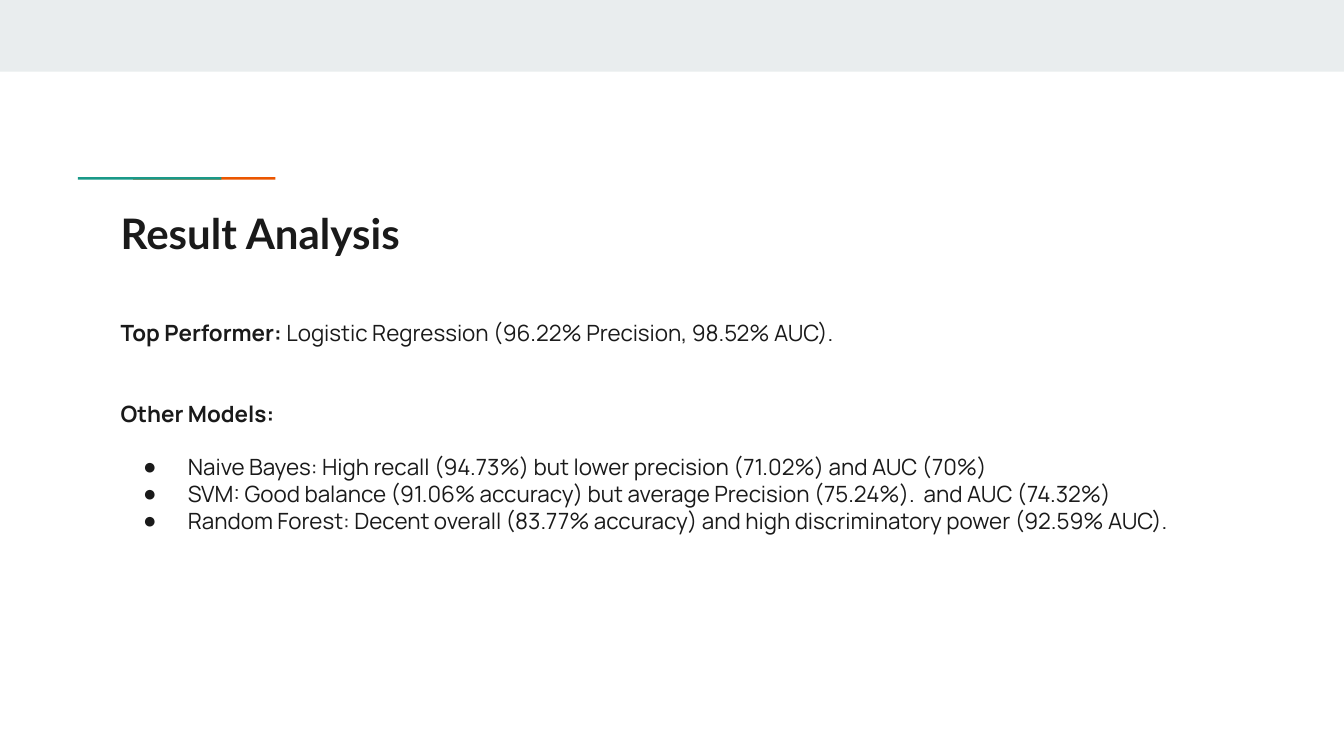
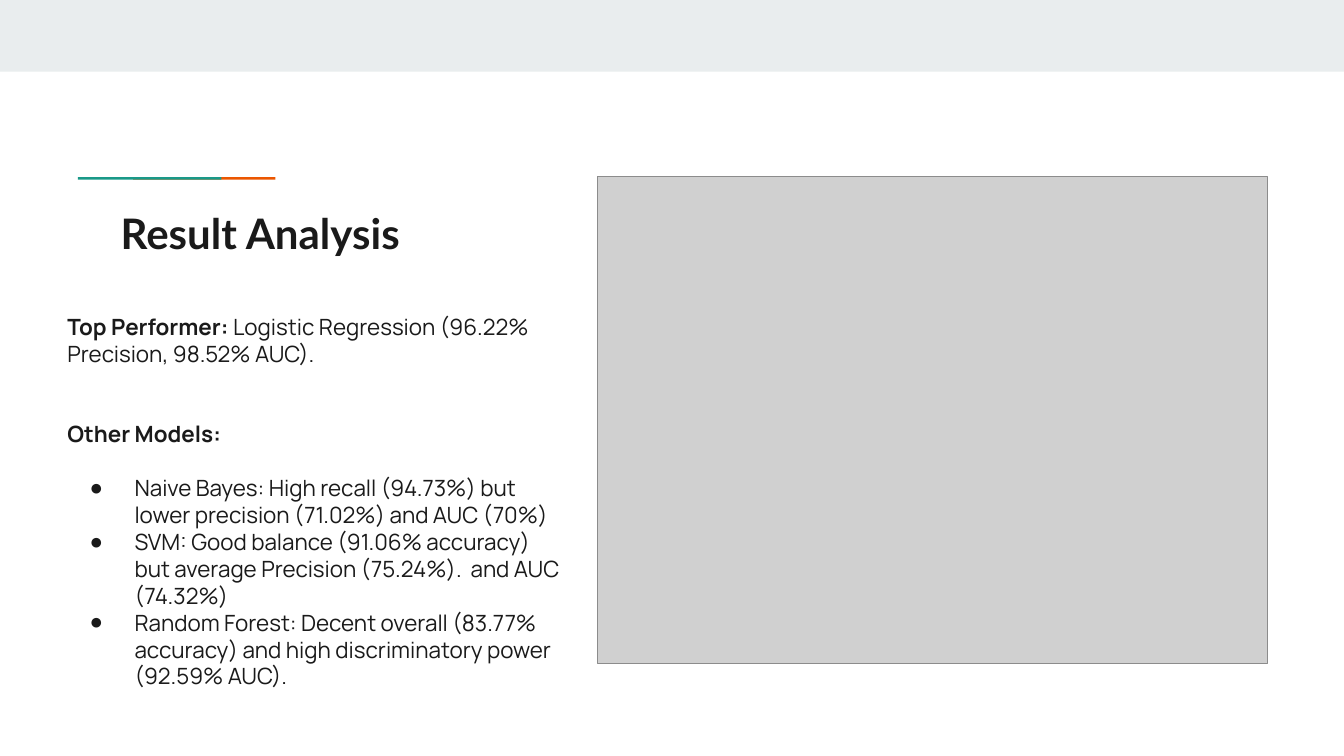
Before and after one commit to irrfanulhoque/CSE431, a slide deck: slide 3 of Submission 5/Slide.pptx. Drawn at 1344x756 pixels with LibreOffice and Linux fonts; fonts in the diff are those of the drawing; grey boxes stand for pictures. Boxes give left, top, right and bottom in pixels: in the first picture for what was removed or moved away, otherwise in the second. Text is boxed around its words. In the diff, an @@ line names an element or a change of style, - is before the commit and + after.

```diff
--- a/Submission 5/Slide.pptx
+++ b/Submission 5/Slide.pptx
@@ picture added at [598,177,1269,664] @@
@@ text "Top Performer: Logistic Regression (96.22% ..." rewrapped from [121,321,1167,535] to [67,316,559,687] @@
```
Also in this commit, not shown: 1 other slide changed, 3 slides added.
